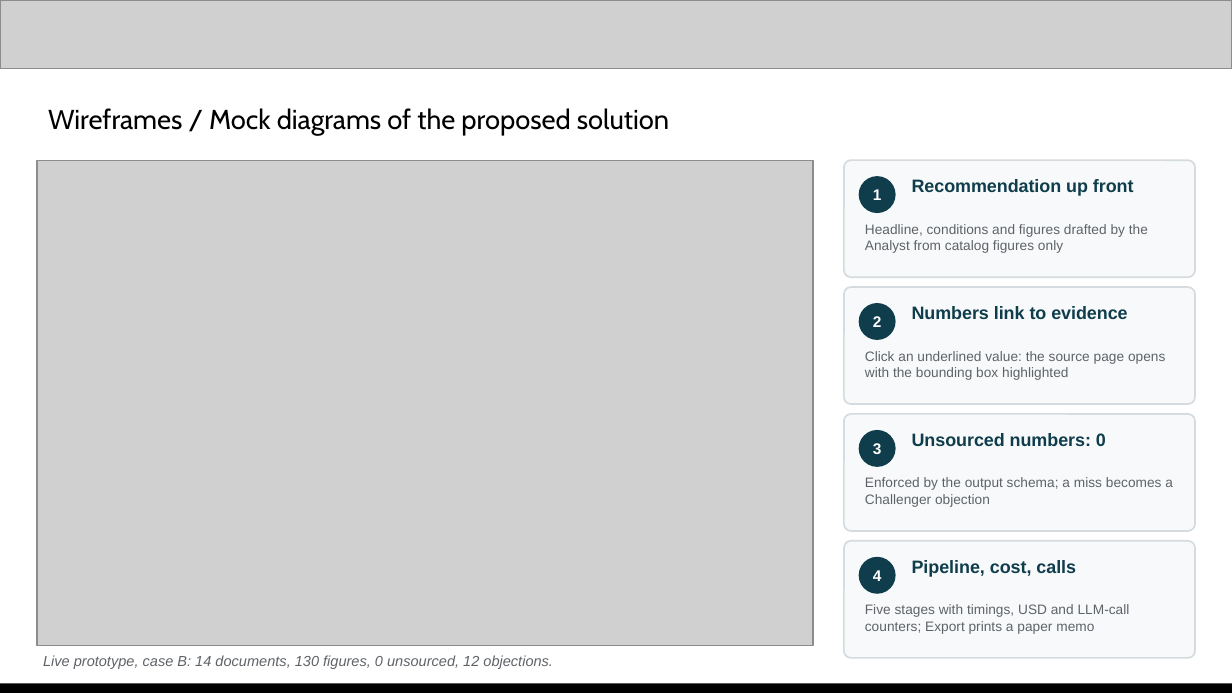
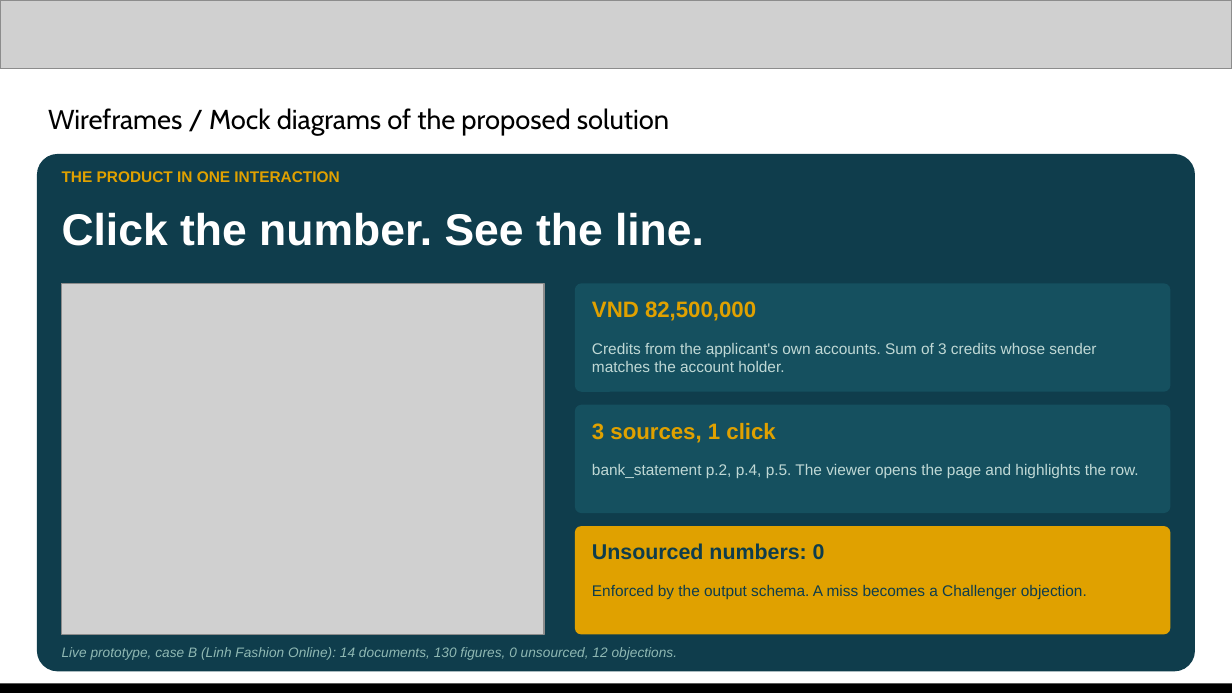
Before and after one commit to changhyeonnam/ghack, a slide deck: slide 7 of presentation/LedgerLens_AI_Builder_Cup_Submission.pptx. Drawn at 1232x693 pixels with LibreOffice and Linux fonts; fonts in the diff are those of the drawing; grey boxes stand for pictures. Boxes give left, top, right and bottom in pixels: in the first picture for what was removed or moved away, otherwise in the second. Text is boxed around its words. In the diff, an @@ line names an element or a change of style, - is before the commit and + after.

```diff
--- a/presentation/LedgerLens_AI_Builder_Cup_Submission.pptx
+++ b/presentation/LedgerLens_AI_Builder_Cup_Submission.pptx
@@ picture removed at bbox=[37, 160, 813, 646] @@
@@ rounded rectangle added at bbox=[37, 154, 1195, 671], fill #0F3D4C @@
@@ text added at bbox=[62, 171, 339, 182], 9 pt, text #E0A100, bold @@
+THE PRODUCT IN ONE INTERACTION
@@ rounded rectangle removed at bbox=[844, 160, 1195, 277] @@
@@ rounded rectangle removed at bbox=[859, 176, 896, 213] @@
-1
@@ text removed at bbox=[912, 179, 1134, 196] @@
-Recommendation up front
@@ text added at bbox=[62, 212, 704, 246], 26 pt, text #FFFFFF, bold @@
+Click the number. See the line.
@@ text removed at bbox=[865, 224, 1148, 253] @@
-Headline, conditions and figures drafted by the Analyst from catalog figures only
@@ picture added at bbox=[62, 283, 545, 634] @@
@@ rounded rectangle added at bbox=[575, 283, 1170, 392], fill #15505F @@
@@ rounded rectangle removed at bbox=[844, 287, 1195, 404] @@
@@ text added at bbox=[592, 301, 756, 321], 13 pt, text #E0A100, bold @@
+VND 82,500,000
@@ rounded rectangle removed at bbox=[859, 303, 896, 340] @@
-2
@@ text removed at bbox=[912, 306, 1127, 319] @@
-Numbers link to evidence
@@ text added at bbox=[592, 343, 1096, 372], 9 pt, text #BFD8D5 @@
+Credits from the applicant's own accounts. Sum of 3 credits whose sender matches the account holder.
@@ rounded rectangle added at bbox=[575, 404, 1170, 513], fill #15505F @@
@@ rounded rectangle removed at bbox=[844, 414, 1195, 531] @@
@@ text at bbox=[592, 423, 775, 443]: text changed; size 8 to 13 pt; text colour #5F6368 to #E0A100; bold on @@
-Click an underlined value: the source page opens with the bounding box highlighted
+3 sources, 1 click
@@ rounded rectangle removed at bbox=[859, 430, 896, 467] @@
-3
@@ text added at bbox=[592, 464, 1138, 478], 9 pt, text #BFD8D5 @@
+bank_statement p.2, p.4, p.5. The viewer opens the page and highlights the row.
@@ rounded rectangle added at bbox=[575, 526, 1170, 634], fill #E0A100 @@
@@ text "Unsourced numbers: 0": place and size @@
-text "Unsourced numbers: 0" at bbox=[912, 433, 1106, 446]
+text "Unsourced numbers: 0" at bbox=[592, 543, 825, 560]
@@ text "Unsourced numbers: 0" at bbox=[592, 543, 825, 560]: size 10.5 to 12.5 pt @@
@@ rounded rectangle removed at bbox=[844, 541, 1195, 658] @@
@@ rounded rectangle removed at bbox=[859, 557, 896, 594] @@
-4
@@ text removed at bbox=[912, 560, 1076, 577] @@
-Pipeline, cost, calls
@@ text at bbox=[592, 585, 1087, 599]: text changed; size 8 to 9 pt; text colour #5F6368 to #0F3D4C @@
-Enforced by the output schema; a miss becomes a Challenger objection
+Enforced by the output schema. A miss becomes a Challenger objection.
@@ text removed at bbox=[865, 604, 1130, 634] @@
-Five stages with timings, USD and LLM-call counters; Export prints a paper memo
@@ text at bbox=[62, 647, 678, 660]: text changed; size 8.5 to 8 pt; text colour #5F6368 to #8FB8B3 @@
-Live prototype, case B: 14 documents, 130 figures, 0 unsourced, 12 objections.
+Live prototype, case B (Linh Fashion Online): 14 documents, 130 figures, 0 unsourced, 12 objections.
```
Also in this commit, not shown: 7 other slides changed, 2 other files.
